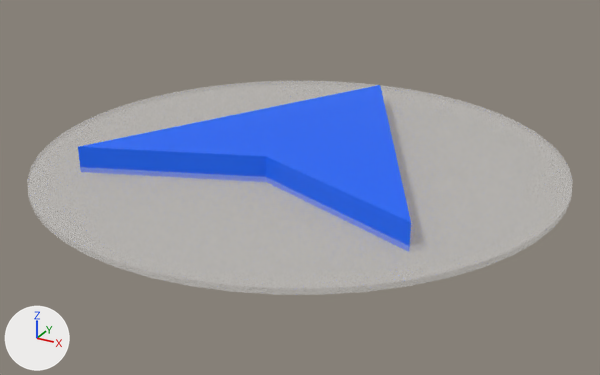
Before and after pictures for a commit that changed the glTF model Cursor.glb.
Rendered twice from a 50 mm camera at (143.1, -260.2, 118.4) aimed at (3.0, -5.4, -9.0). Every picture has the same lights, and +X, +Y and +Z are marked at lower left. Where no turn or scale is listed for an object, it has been applied to the vertices.

The first picture shows 'Arrow.001', 'Cylinder'.
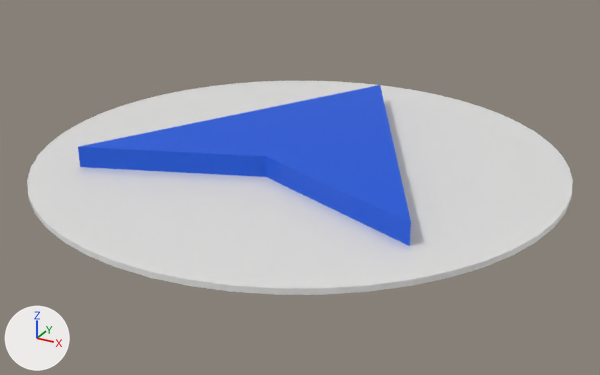
Pixel boxes (x1, y1, x2, y2) of what changed, in the pictures (600 x 375 px):
'Cylinder', surface changed (grey to white): (27, 81, 573, 295) in both
'Arrow.001', recoloured: (78, 85, 411, 246) in both

The edits, one by one:
Material 'Blue' (mat_blue) changes colour from blue #0066ff to blue #0058de; in linear values from (0.0, 0.133, 1.0) to (0.0, 0.097, 0.727).
In material 'White' (mat_white), alpha goes from 0.2 to 0.6.
